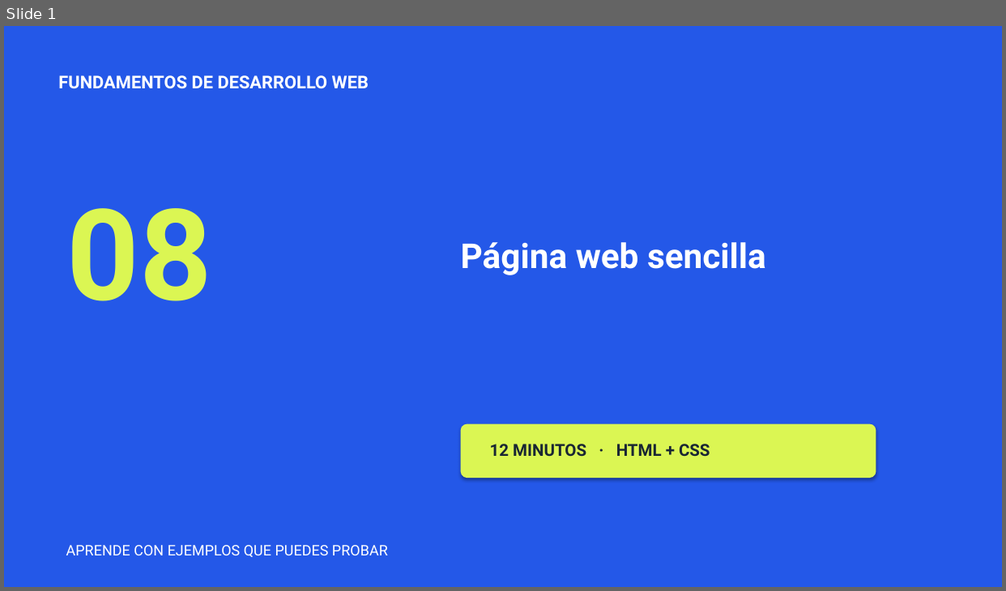
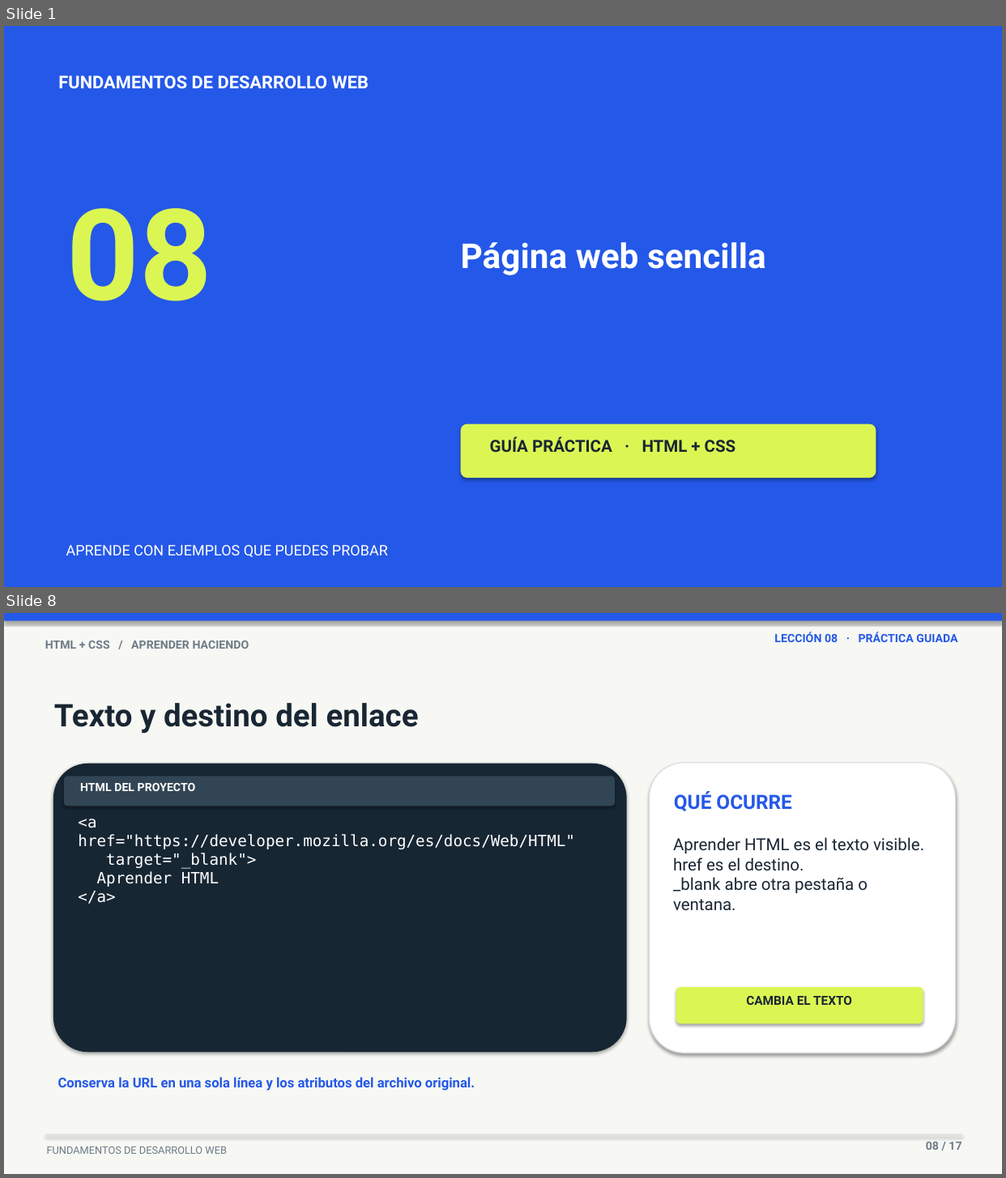
Before and after one commit to upc-pre-202620-1asi0730-8093-greentech/webdev-course-greentech, a slide deck: scripts/lesson-8-simple-web-page/lesson-8-simple-web-page-presentation.pptx. Shown one above the other, each under a label of ours: slide 1 before the commit, slides 1 and 8 after it; the slides between them are not shown. The pictures are 1006x591 and 1006x1178 pixels, drawn with LibreOffice and Linux fonts; fonts in the diff are those of the drawing. Boxes give left, top, right and bottom in pixels: in the first picture for what was removed or moved away, otherwise in the second. Text is boxed around its words. In the diff, an @@ line names an element or a change of style, - is before the commit and + after.

Commit message:
docs: adapt lesson 8 slides for students preserving design

```diff
--- a/scripts/lesson-8-simple-web-page/lesson-8-simple-web-page-presentation.pptx
+++ b/scripts/lesson-8-simple-web-page/lesson-8-simple-web-page-presentation.pptx
@@ slide 8 added at (4,613,1002,1174), background #F7F8F4 @@
@@ rectangle added at (4,613,1002,620), fill #2458E8 @@
@@ text added at (774,632,957,642), 11 pt, text #2458E8, bold @@
+LECCIÓN 08 · PRÁCTICA GUIADA
@@ text added at (45,641,249,649), 11 pt, text #6D7B87, bold @@
+HTML + CSS / APRENDER HACIENDO
@@ text added at (54,703,419,734), 30 pt, text #192633, bold @@
+Texto y destino del enlace
@@ rounded rectangle added at (53,764,627,1053), fill #172633 @@
@@ rounded rectangle added at (64,776,615,806), fill #314554 @@
@@ rounded rectangle added at (650,763,956,1053), fill #FFFFFF, outline #D9E1E0 1 pt @@
@@ text added at (80,783,196,791), 11 pt, text #FFFFFF, bold @@
+HTML DEL PROYECTO
@@ text added at (674,791,791,811), 19 pt, text #2458E8, bold @@
+QUÉ OCURRE
@@ text added at (78,819,575,904), 15 pt, text #FFFFFF @@
+<a href="https://developer.mozilla.org/es/docs/Web/HTML"
+target="_blank">
+Aprender HTML
+</a>
@@ text added at (673,837,924,911), 16 pt, text #192633 @@
+Aprender HTML es el texto visible.
+href es el destino.
+_blank abre otra pestaña o ventana.
@@ rounded rectangle added at (676,987,923,1024), fill #DBF653 @@
@@ text added at (746,996,852,1005), 12 pt, text #192633, bold @@
+CAMBIA EL TEXTO
@@ text added at (58,1077,475,1091), 13 pt, text #2458E8, bold @@
+Conserva la URL en una sola línea y los atributos del archivo original.
@@ rectangle added at (45,1135,962,1135), fill #D9E1E0 @@
@@ text added at (47,1147,227,1154), 10 pt, text #6D7B87 @@
+FUNDAMENTOS DE DESARROLLO WEB
@@ text added at (926,1142,961,1150), 11 pt, text #6D7B87, bold @@
+08 / 17
@@ slide 1 changed as well @@
@@ text at (490,437,736,452): text changed @@
-12 MINUTOS · HTML + CSS
+GUÍA PRÁCTICA · HTML + CSS
```
Also in this commit, not shown: 8 other slides changed, 7 other slides added, 8 slides removed.
